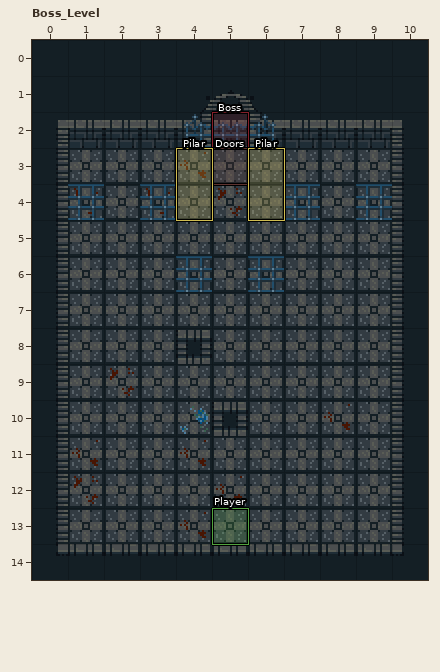
Two versions of a level (LDtk project, Assets/Scenes/ldtk/slide_assasin.ldtk). The first picture shows the starting point.
Cells are 18x18 px. Shown: Boss_Level x 0..10, y 0..14.
After:
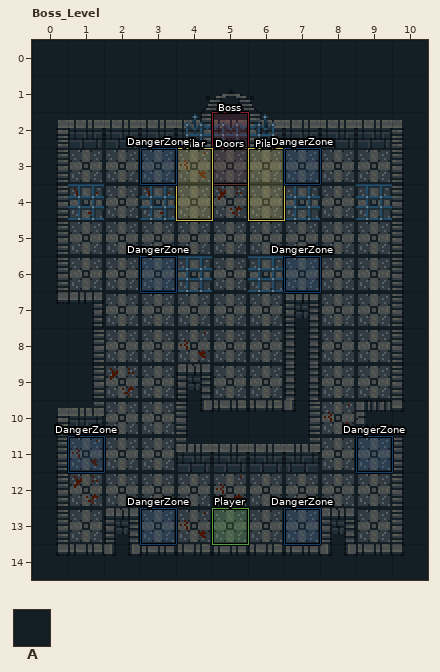
Key: from "Ground": A 1.
_ is an empty cell.
Objects are placed by their top-left corner, in cells (3,4 is the top-left corner of cell 3,4); size is 1x1 cell unless given.
From the commit log: bossfight set
Changes in this commit:
Layer "Ground":
The author put tile A in rows 7 to 8 at x 1 and 7; in row 9 at x 1, 4 and 7; in row 10 at x 1, 4, 6 to 7 and 9; in row 11 at x 4 to 7; in row 13 at x 2 and 8.
The edit erases tile A in row 8 at x 4.
Layer "Env":
A new object: "DangerZone" rectangle at 7,13.
A new object: "DangerZone" rectangle at 9,11.
A new object: "DangerZone" rectangle at 1,11.
A new object: "DangerZone" rectangle at 3,6.
A new object: "DangerZone" rectangle at 3,3.
A new object: "DangerZone" rectangle at 7,3.
A new object: "DangerZone" rectangle at 3,13.
A new object: "DangerZone" rectangle at 7,6.
